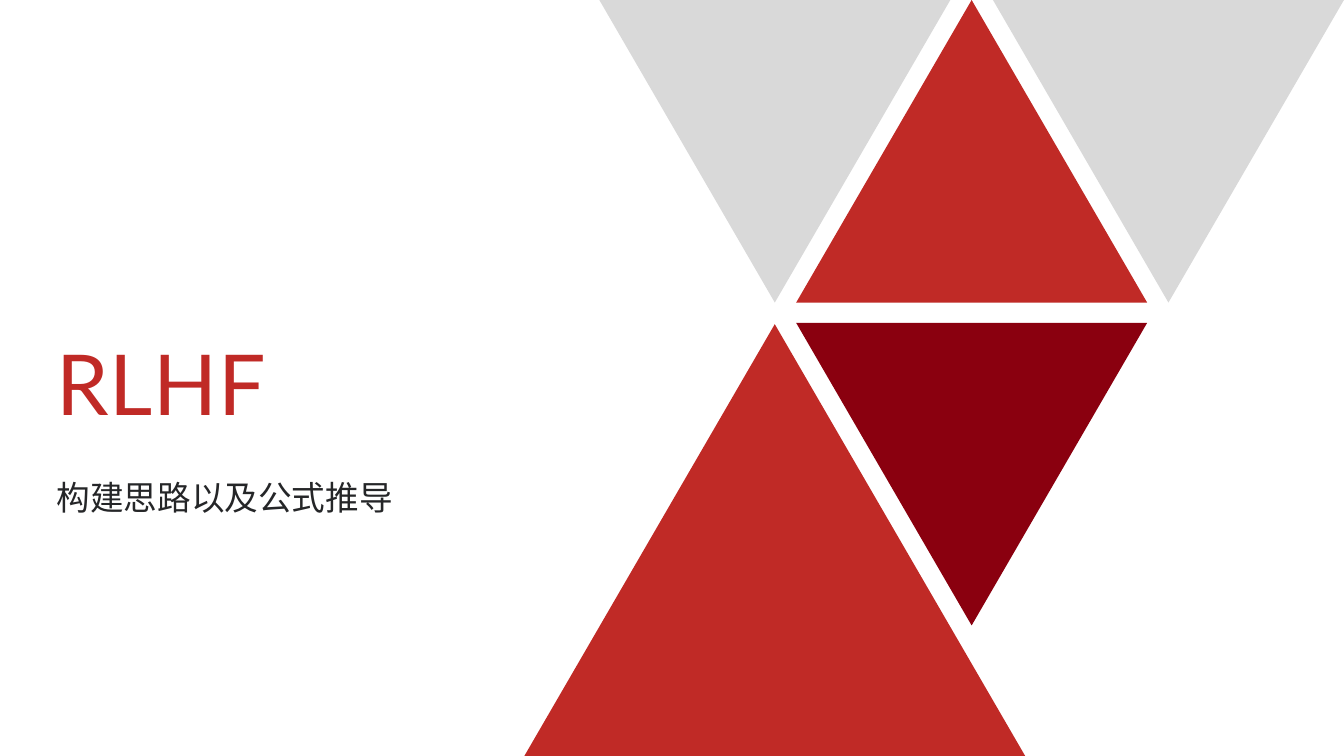
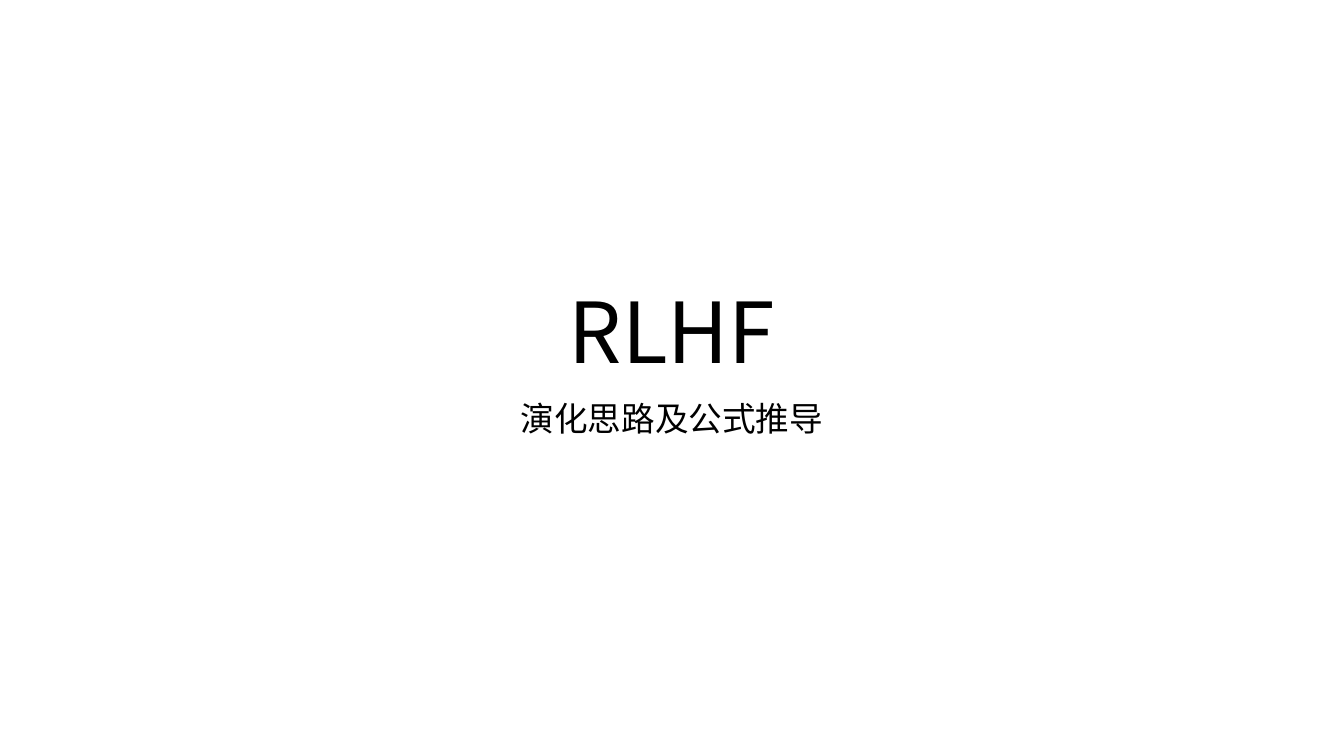
Before and after one commit to KingXHJ/X-PaperReading, a slide deck: slide 1 of Deep Learning/Large Language Model/LLM Beginner/RLHF.pptx. Drawn at 1344x756 pixels with LibreOffice and Linux fonts; fonts in the diff are those of the drawing. Boxes give left, top, right and bottom in pixels: in the first picture for what was removed or moved away, otherwise in the second. Text is boxed around its words. In the diff, an @@ line names an element or a change of style, - is before the commit and + after.

Commit message:
Update RLHF work template

```diff
--- a/Deep Learning/Large Language Model/LLM Beginner/RLHF.pptx
+++ b/Deep Learning/Large Language Model/LLM Beginner/RLHF.pptx
@@ triangle removed at (600,0,951,302) @@
@@ triangle removed at (797,0,1147,302) @@
@@ triangle removed at (993,0,1344,302) @@
@@ title "RLHF": place and size @@
-title "RLHF" at (57,354,266,415)
+title "RLHF" at (569,301,776,363)
@@ title "RLHF" at (569,301,776,363): font Lato to Noto Sans CJK SC, text colour #C02A26 to #000000, letter spacing 0.5 to 0 pt; alignment left to centre; line spacing 1 to 0.9 @@
@@ triangle removed at (524,325,1025,756) @@
@@ triangle removed at (797,323,1147,625) @@
@@ subtitle at (521,402,823,434): text changed; font Lato to Noto Sans CJK SC; text colour #252628 to #000000 @@
-构建思路以及公式推导
+演化思路及公式推导
```
Also in this commit, not shown: 1 slide added, 1 slide removed.
